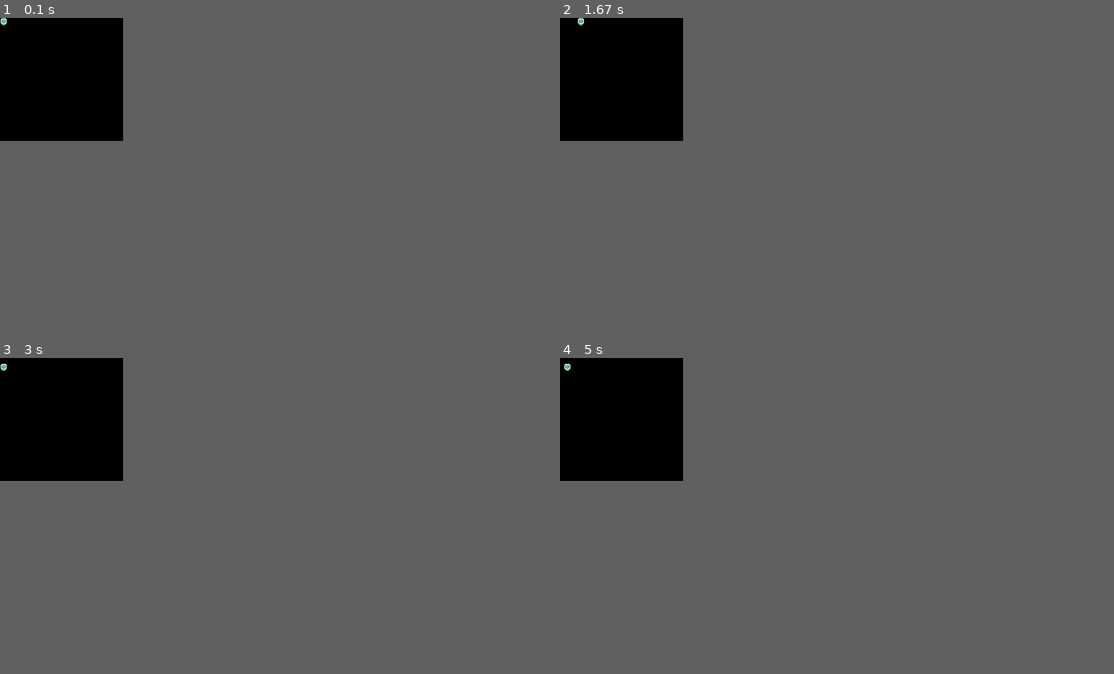
Above: before the commit, frames 1-4 (two rows, left to right).
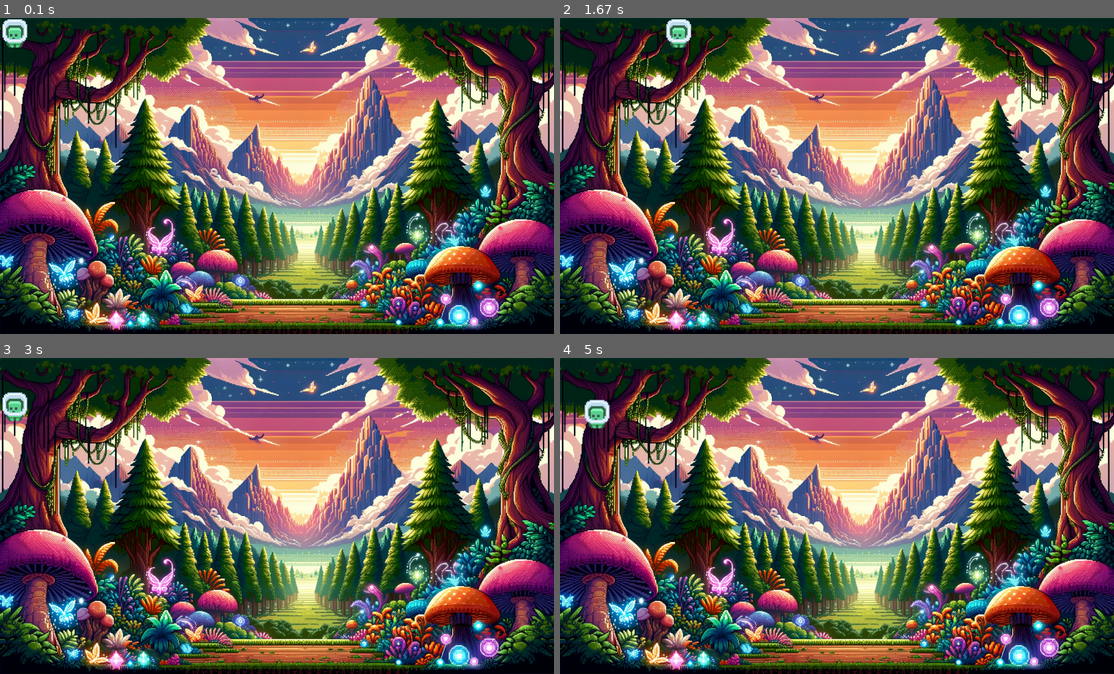
Above: after the commit, the same moments.

Repository: SaucisseRoyale/GTECH1-MINI-STUDIO-Groupe-2
Game: pygame game, started from test.py
Same seed, same stepped clock (60 frames per second), same inputs: the game is played once before the commit and once after it.
Inputs:
- Up to frame 1 (0.1 s): no input
- Up to frame 2 (1.67 s): hold Right 0.33-0.8 s; hold Right 1.17-1.63 s
- Up to frame 3 (3 s): hold Left 1.67-2.2 s; hold Down 2.23-2.53 s; hold Left 2.57-2.97 s
- Up to frame 4 (5 s): hold Up 3-3.37 s; hold Right 3.4-4.03 s; hold Down 4.07-4.43 s; hold Left 4.47-4.93 s; hold Right from 4.97 s (still down)
The window is 200x200 before the commit and 900x514 after it. Grey fills any space a smaller window leaves; there, only what the larger window draws over its background counts as a difference.

The runs differ from the first frame. In frame 1, 93% of the frame differs, in the area x 0-100%, y 0-100%; in frame 2, 93%; in frame 3, 93%; in frame 4, 93%.

Commit message:
Background and border Update

Diff:
--- a/test.py
+++ b/test.py
@@ -2,32 +2,48 @@
 
 pygame.init()
 
-screen = pygame.display.set_mode((400, 400))
-image = pygame.image.load("tile_0000.png").convert()
+
+screen = pygame.display.set_mode((1792, 1024))
+
+
+image = pygame.image.load("tile_0000.png").convert_alpha()
+background = pygame.image.load("fond.webp").convert()
+image = pygame.transform.scale(image, (96, 96))
+rect = image.get_rect()
+
 clock = pygame.time.Clock()
 continuer = True
 x = 0
 y = 0
+moveSpeed = 6
 
 while continuer:
     for event in pygame.event.get():
         if event.type == pygame.QUIT:
             continuer = False
+
     pressed = pygame.key.get_pressed()
-    if pressed[pygame.K_LEFT]:
-        x -= 1
-    if pressed[pygame.K_RIGHT]:
-        x += 1
-    if pressed[pygame.K_DOWN]:
-        y += 1
-    if pressed[pygame.K_UP]:
-        y -= 1
+    if pressed[pygame.K_LEFT] and rect.left > 0:
+        rect.x -= moveSpeed
+    if pressed[pygame.K_RIGHT] and rect.right < 1792:
+        rect.x += moveSpeed
+    if pressed[pygame.K_DOWN] and rect.bottom < 1024:
+        rect.y += moveSpeed
+    if pressed[pygame.K_UP] and rect.top > 0:
+        rect.y -= moveSpeed
     if pressed[pygame.K_SPACE]:
         continuer = False
 
-    screen.fill((0, 0, 0))
-    screen.blit(image, (x, y))
+
+    screen.blit(background, (0, 0))
+
+
+    screen.blit(image, (rect))
+
+
     pygame.display.flip()
+
+
     clock.tick(60)
 
 pygame.quit()
Binary file added: backkground.jpg
Binary file added: fond.webp
